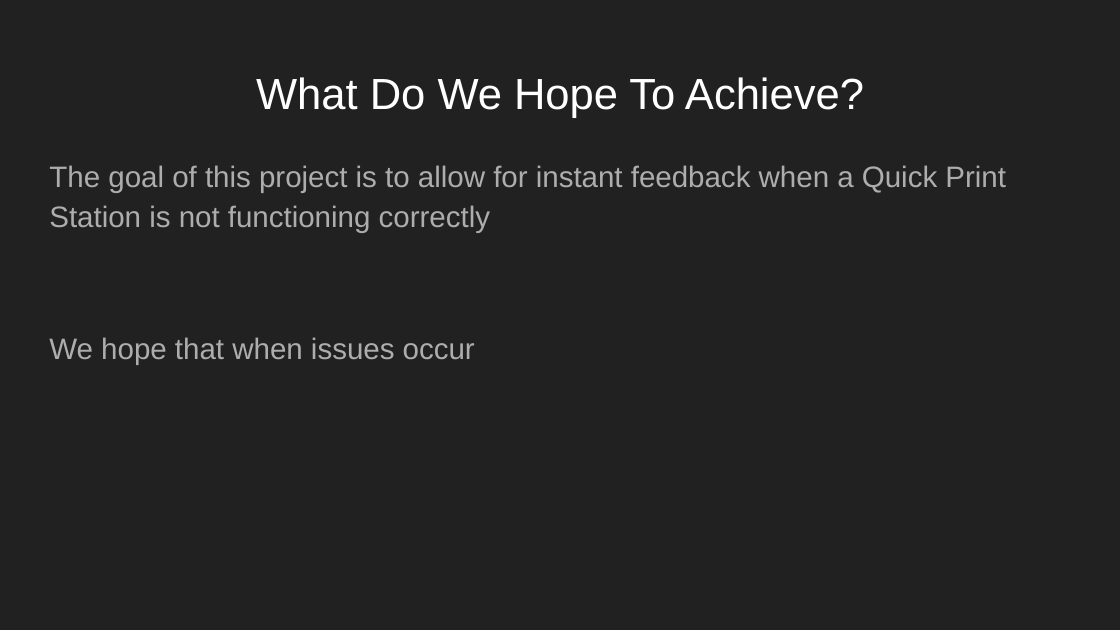
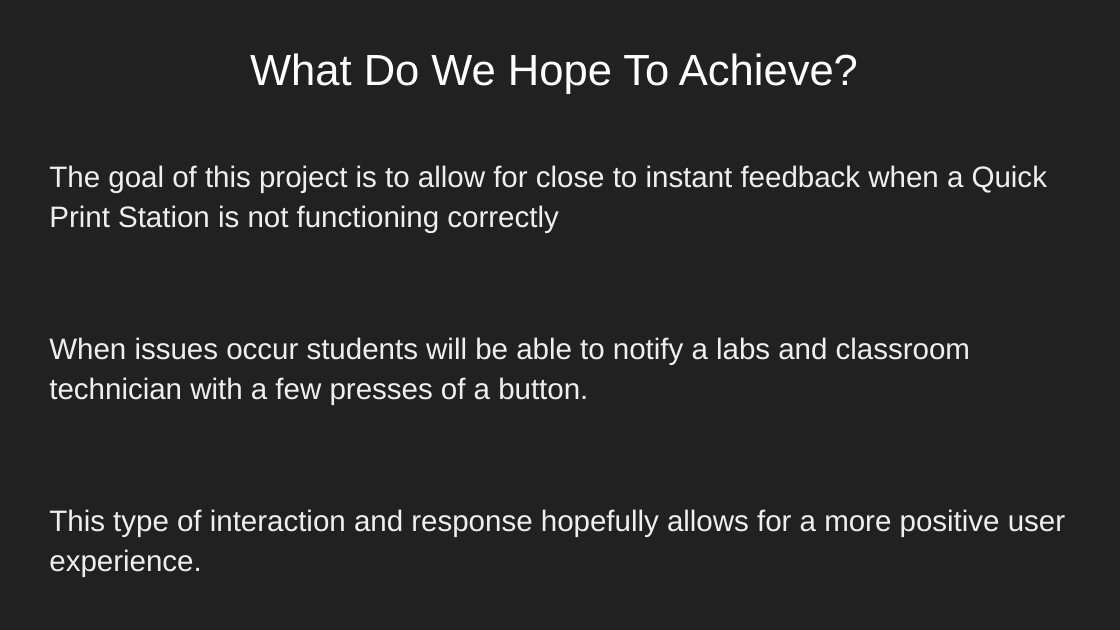
Before and after one commit to KevinBurana/Hackathon_2019, a slide deck: slide 2 of Raspberry PI Button Interface.pptx. Drawn at 1120x630 pixels with LibreOffice and Linux fonts; fonts in the diff are those of the drawing. Boxes give left, top, right and bottom in pixels: in the first picture for what was removed or moved away, otherwise in the second. Text is boxed around its words. In the diff, an @@ line names an element or a change of style, - is before the commit and + after.

```diff
--- a/Raspberry PI Button Interface.pptx
+++ b/Raspberry PI Button Interface.pptx
@@ title "What Do We Hope To ...": place and size @@
-title "What Do We Hope To ..." at [256, 77, 864, 118]
+title "What Do We Hope To ..." at [250, 53, 858, 94]
@@ text at [49, 165, 1065, 577]: text changed; text colour #ADADAD to #EFEFEF @@
-The goal of this project is to allow for instant feedback when a Quick Print Station is not functioning correctly
-We hope that when issues occur
+The goal of this project is to allow for close to instant feedback when a Quick Print Station is not functioning correctly
+When issues occur students will be able to notify a labs and classroom technician with a few presses of a button.
+This type of interaction and response hopefully allows for a more positive user experience.
```
Also in this commit, not shown: 1 other slide changed, 1 slide added, 10 other files.
